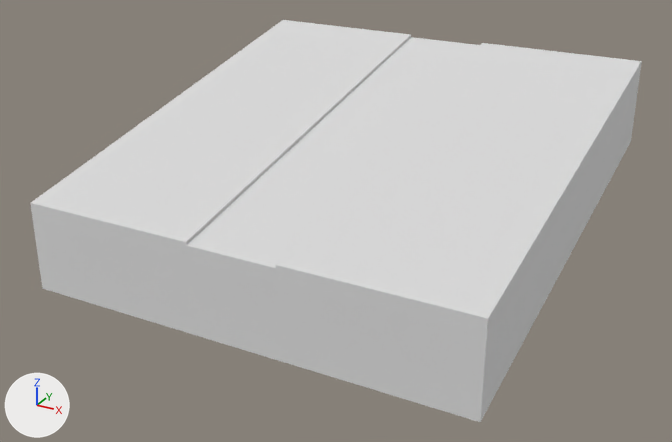
A saved change to the glTF model models/ultimate-pack/low-poly-10/m/tiles-tile-road-hill.glb.
Before and after are seen from a 50 mm camera at (27.5, -52.8, 22.2) aimed at (-0.5, -1.9, -3.2). The lights are fixed; the arrows at lower left show +X, +Y and +Z. The picture after the commit comes second. Where no turn or scale is listed for an object, it has been applied to the vertices.

In view in the first picture: 'tile-road-hill'.
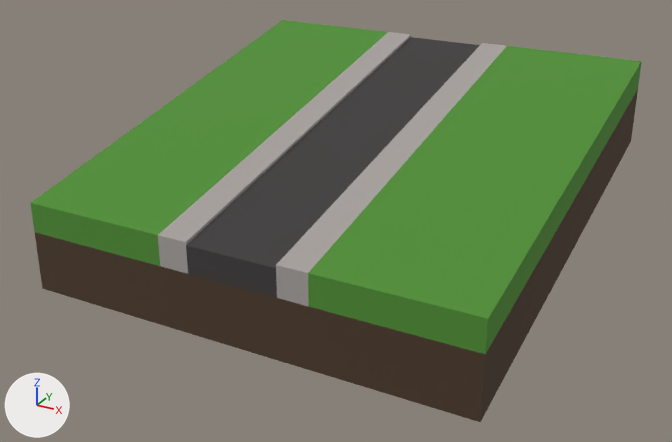
Boxes (x1, y1, x2, y2) around the edits, measured in the pictures (672 x 442 px):
'tile-road-hill', recoloured (darker): (30, 20, 642, 422) in both

The edits, one by one:
Material '21 GREY LIGHT' (mat_21_grey_light) changes colour from white #e7e7e7 to grey #a7a19e; in linear values from (0.8, 0.8, 0.8) to (0.386, 0.356, 0.342).
Material '9 BROWN-DARKEST' (mat_9_brown_darkest) changes colour from white #e7e7e7 to brown #4d3b2b; in linear values from (0.8, 0.8, 0.8) to (0.0742, 0.0437, 0.0242).
Material '18 GREY-DARK' (mat_18_grey_dark) changes colour from white #e7e7e7 to dark grey #3f3c3c; in linear values from (0.8, 0.8, 0.8) to (0.0497, 0.0452, 0.0452).
Material '36 GREEN' (mat_36_green) changes colour from white #e7e7e7 to green #508f34; in linear values from (0.8, 0.8, 0.8) to (0.0803, 0.273, 0.0348).
